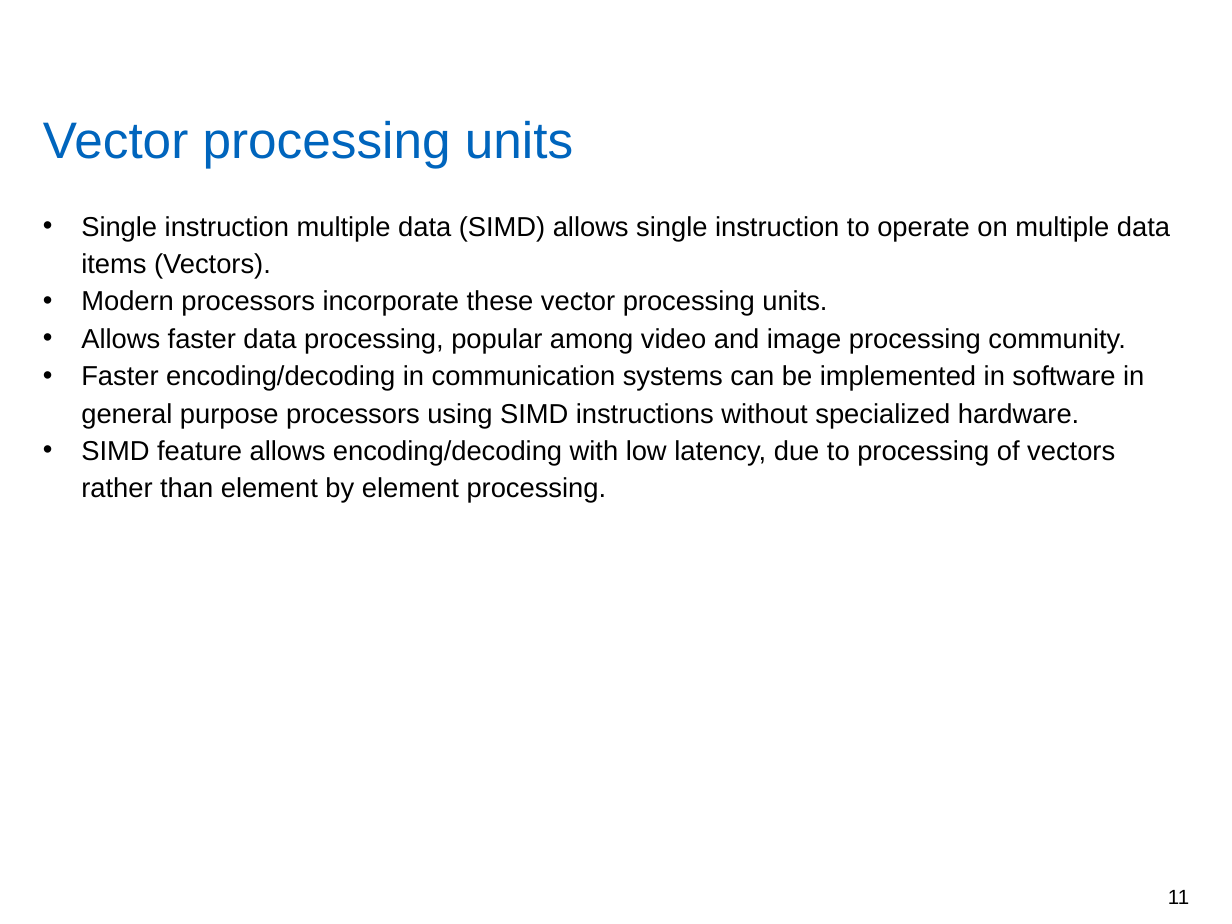
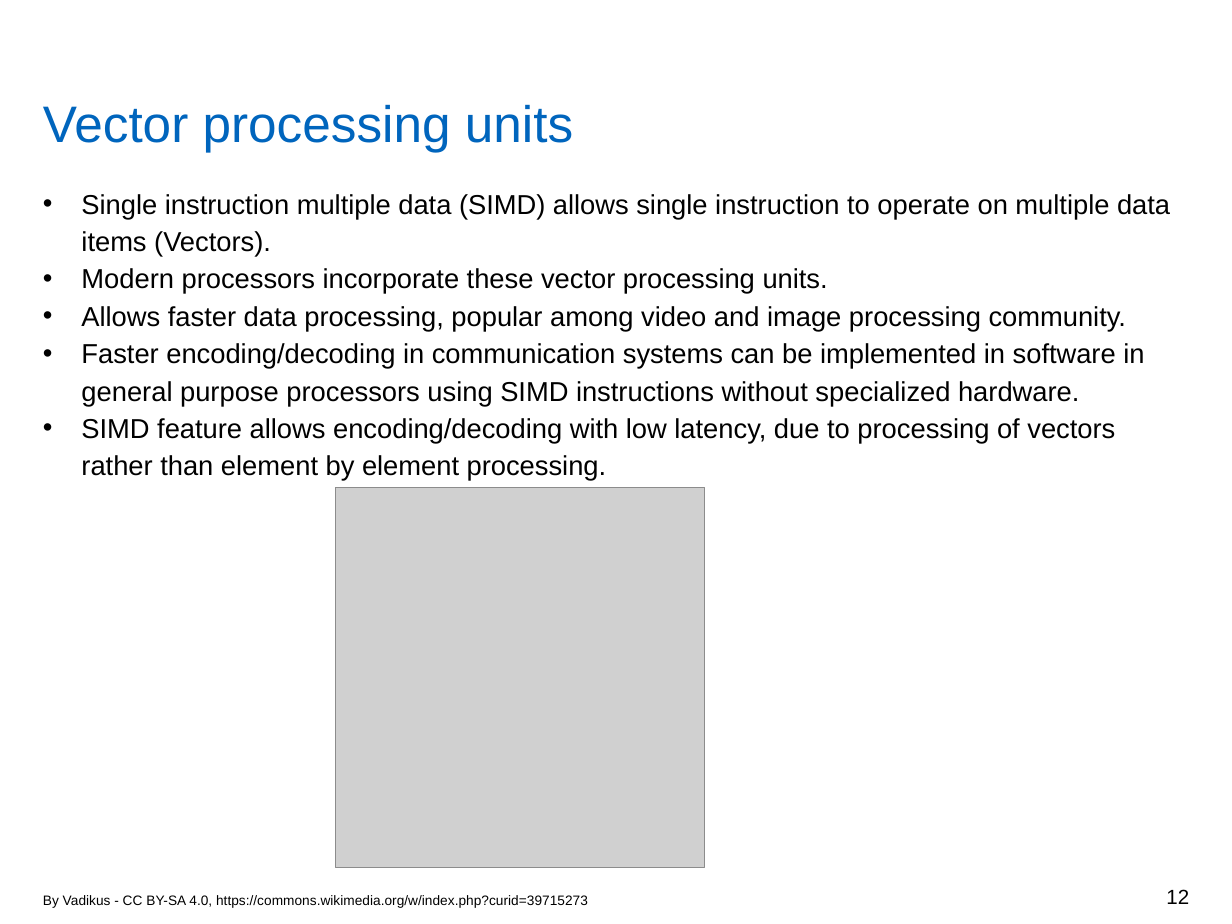
Before and after one commit to yadhu1961/thesis_5GPolorCodes, a slide deck: slide 12 of final_presentation/finalPpt.pptx (slide 11 before the commit). Drawn at 1232x924 pixels with LibreOffice and Linux fonts; fonts in the diff are those of the drawing; grey boxes stand for pictures; background and template pictures are left out. Boxes give left, top, right and bottom in pixels: in the first picture for what was removed or moved away, otherwise in the second. Text is boxed around its words. In the diff, an @@ line names an element or a change of style, - is before the commit and + after.

```diff
--- a/final_presentation/finalPpt.pptx
+++ b/final_presentation/finalPpt.pptx
@@ title "Vector processing units" moved from (x1=43, y1=120, x2=573, y2=168) to (x1=43, y1=104, x2=573, y2=153) @@
@@ text "Single instruction multiple data (SIMD) ..." moved from (x1=81, y1=216, x2=1170, y2=503) to (x1=81, y1=194, x2=1170, y2=481) @@
@@ picture added at (x1=335, y1=488, x2=705, y2=869) @@
@@ text added at (x1=43, y1=895, x2=588, y2=908), 8 pt, text #000000 @@
+By Vadikus - CC BY-SA 4.0, https://commons.wikimedia.org/w/index.php?curid=39715273
@@ page number at (x1=1166, y1=889, x2=1189, y2=904): text changed @@
-11
+12
```
Also in this commit, not shown: 25 other slides changed, 5 slides added, 4 slides removed, 18 other files.
